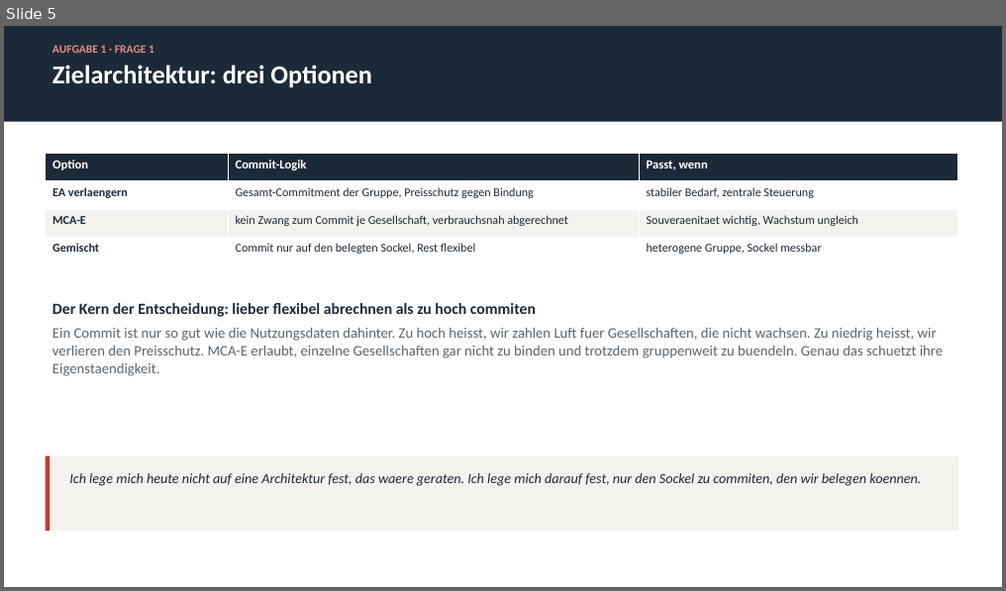
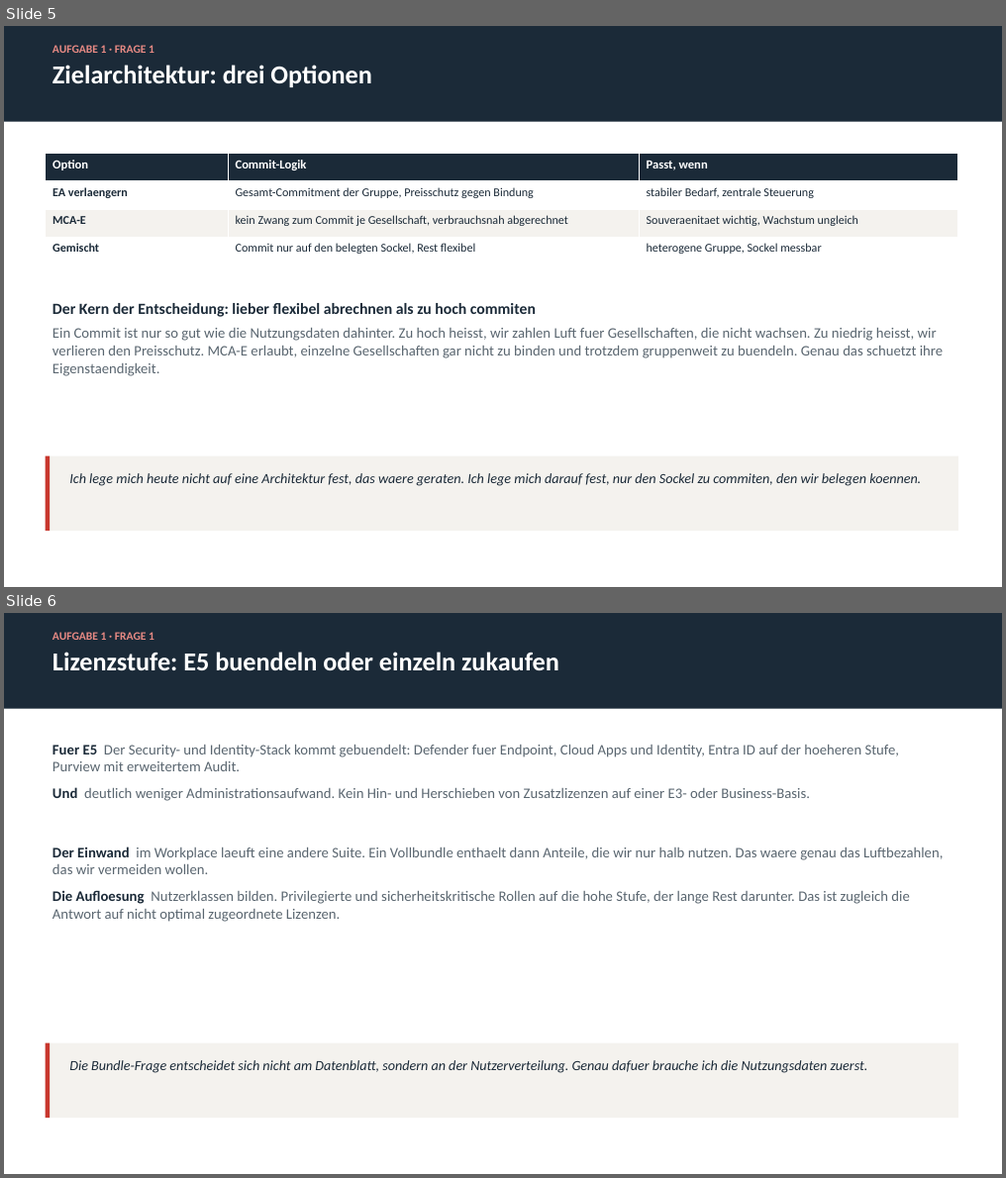
Before and after one commit to eugnmueller-87/PROCUREMENT, a slide deck: templates/microsoft-renewal-case-study.pptx. Shown one above the other, each under a label of ours: slide 5 before the commit, slides 5 and 6 after it. The pictures are 1006x591 and 1006x1178 pixels, drawn with LibreOffice and Linux fonts; fonts in the diff are those of the drawing. Boxes give left, top, right and bottom in pixels: in the first picture for what was removed or moved away, otherwise in the second. Text is boxed around its words. In the diff, an @@ line names an element or a change of style, - is before the commit and + after.

Commit message:
E5 vs E3 Lizenzstufe als eigene Folie

```diff
--- a/templates/microsoft-renewal-case-study.pptx
+++ b/templates/microsoft-renewal-case-study.pptx
@@ slide 6 added at bbox=[4, 613, 1002, 1174], background #FFFFFF @@
@@ rectangle added at bbox=[4, 613, 1002, 709], fill #1B2A38 @@
@@ text added at bbox=[53, 632, 559, 670], 25 pt, text #FFFFFF, bold @@
+AUFGABE 1 · FRAGE 1
+Lizenzstufe: E5 buendeln oder einzeln zukaufen
@@ text added at bbox=[53, 745, 943, 922], 14 pt, text #5A6670 @@
+Fuer E5 Der Security- und Identity-Stack kommt gebuendelt: Defender fuer Endpoint, Cloud Apps und Identity, Entra ID auf der hoeheren Stufe, Purview mit erweitertem Audit.
+Und deutlich weniger Administrationsaufwand. Kein Hin- und Herschieben von Zusatzlizenzen auf einer E3- oder Business-Basis.
+Der Einwand im Workplace laeuft eine andere Suite. Ein Vollbundle enthaelt dann Anteile, die wir nur halb nutzen. Das waere genau das Luftbezahlen, das wir vermeiden wollen.
+Die Aufloesung Nutzerklassen bilden. Privilegierte und sicherheitskritische Rollen auf die hohe Stufe, der lange Rest darunter. Das ist zugleich die Antwort auf nicht optimal zugeordnete Lizenzen.
@@ rectangle added at bbox=[46, 1044, 958, 1118], fill #F4F2EE @@
@@ rectangle added at bbox=[46, 1044, 50, 1118], fill #C8372E @@
@@ text added at bbox=[69, 1060, 868, 1073], 13.5 pt, text #1B2A38, italic @@
+Die Bundle-Frage entscheidet sich nicht am Datenblatt, sondern an der Nutzerverteilung. Genau dafuer brauche ich die Nutzungsdaten zuerst.
```
